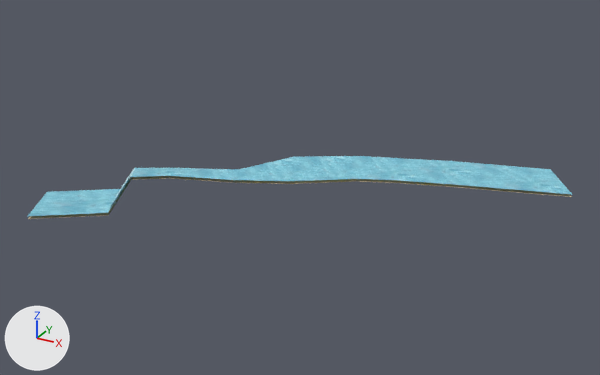
An edit to the Blender file media/trunk/tracks/sandtrack/sandtrack.blend, drawn before and after from the same camera.
One viewpoint serves both versions: a 50 mm lens placed at (252.0, -479.0, 122.0), pointed at (-52.0, 74.0, -155.0). The axes (+X, +Y, +Z) are drawn at lower left. The lights are the same throughout. The older version comes first. The same objects are shown in both versions, whatever each file hides.

The first picture shows 'water', 'water.002', 'water.003', 'water.005' and 1 more.
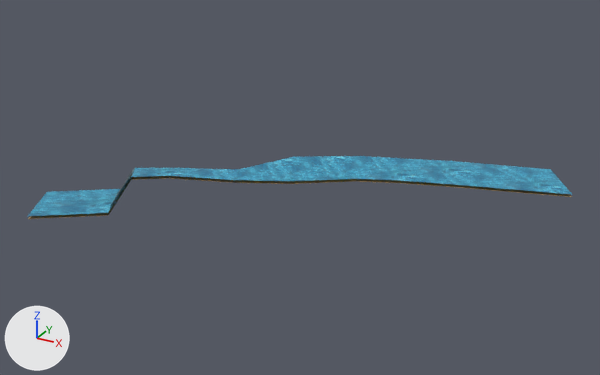
Changed parts and their boxes [x1, y1, x2, y2] in the pictures (600 x 375 px):
'water', surface changed (darker): [131, 156, 573, 195] in both
'water.002', surface changed (darker): [28, 189, 120, 216] in both
'water.003', surface changed: [109, 177, 131, 211] in both

The edits, one by one:
Picture 'water_light.png' (img_water_light_png) is now built by load_image('water_light.png', 'water_light.png', 256, 256, 'sRGB') instead of load_image('water_light.png', 'water_light.png', 256, 256, 'Non-Color').
